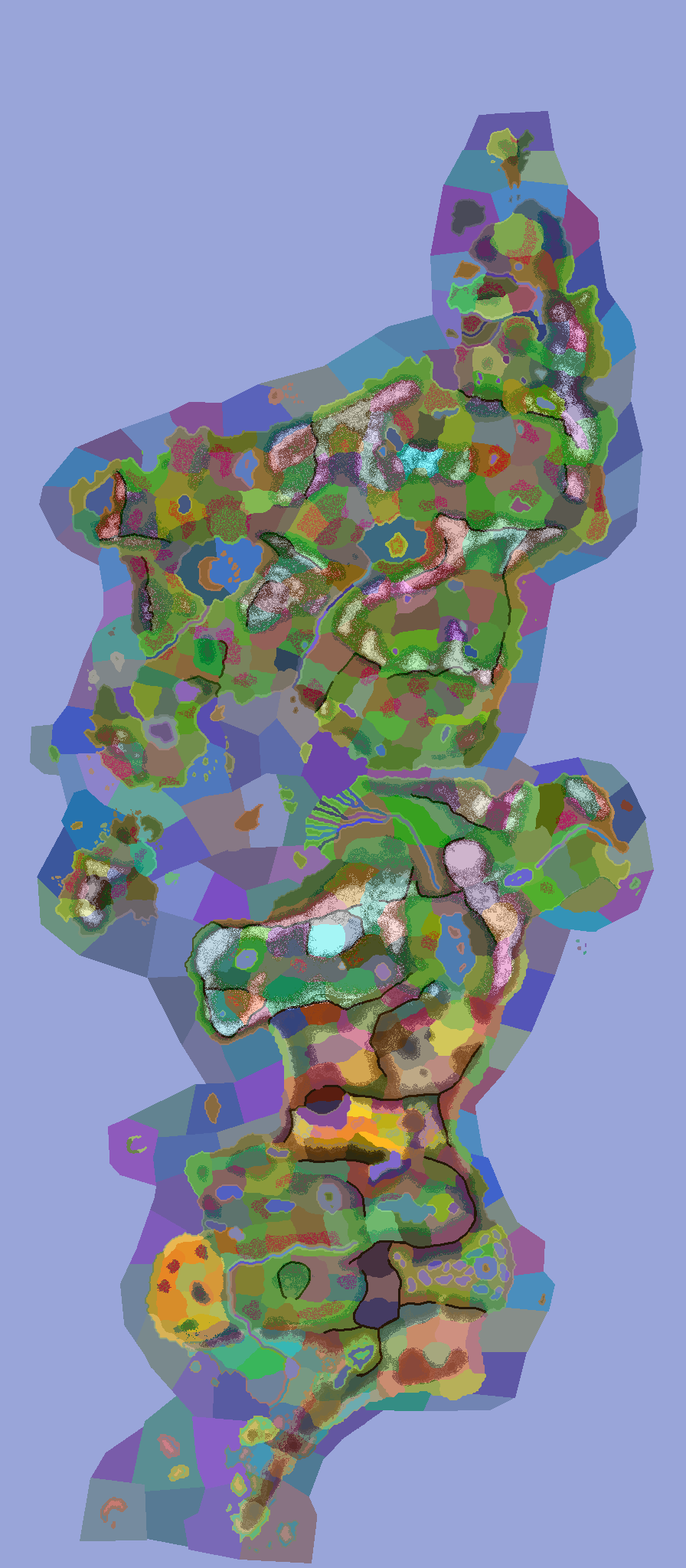
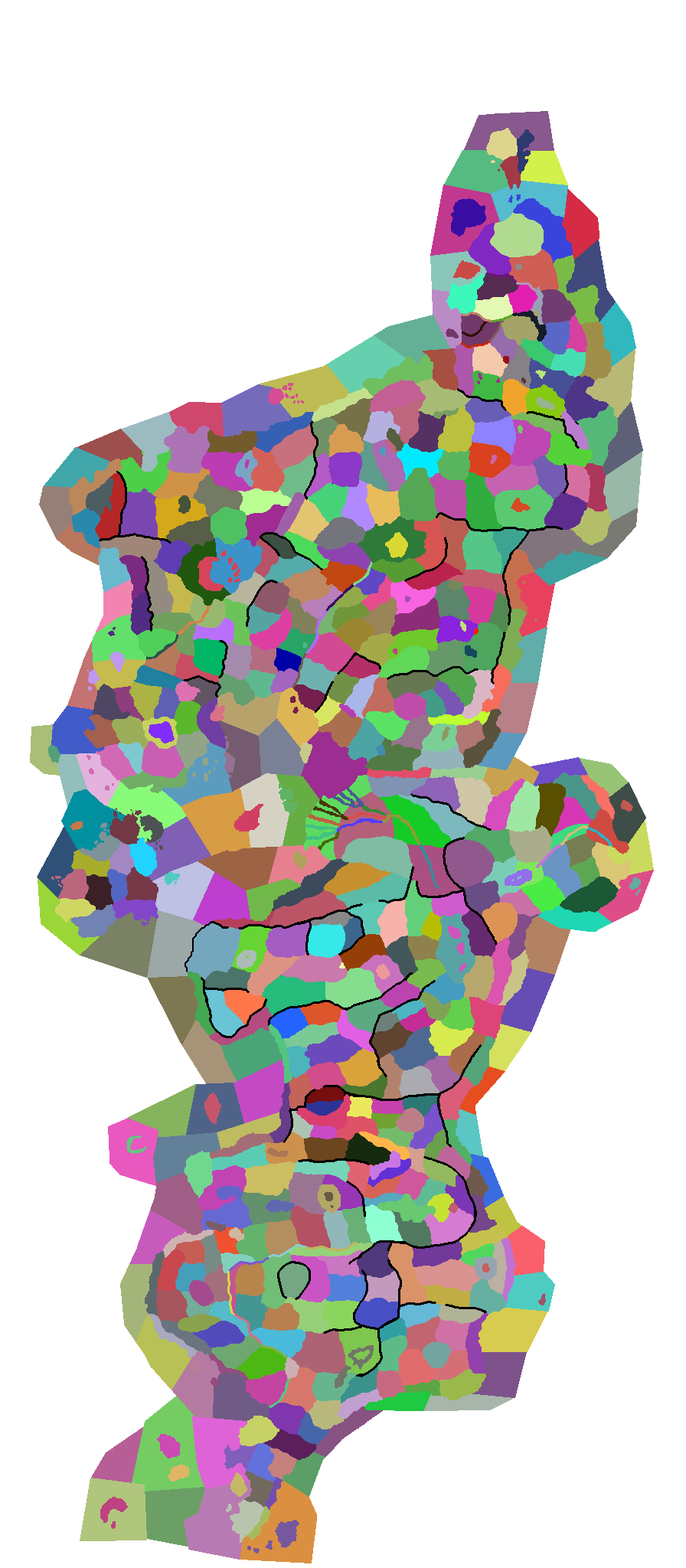
Layered file, before and after one edit (686×1568). Changes by layer:
hid "terrain" over [0, 0, 686, 1568]
painted on "provinces.bmp" over [284, 870, 587, 1098]
